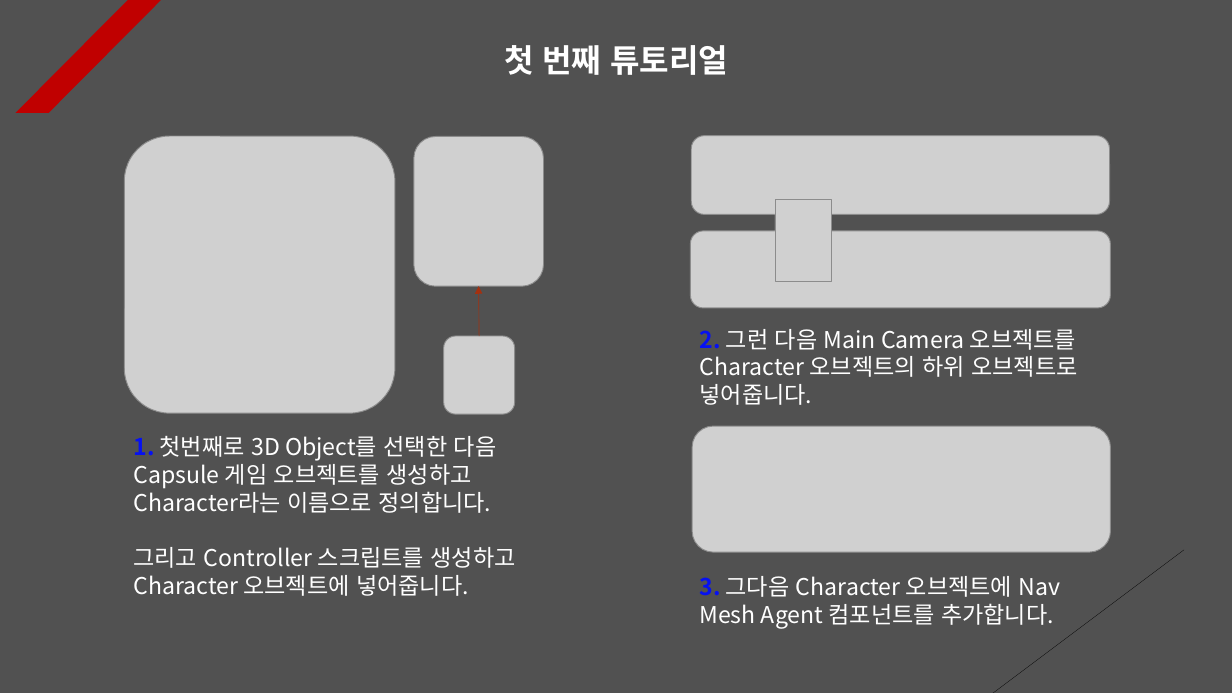
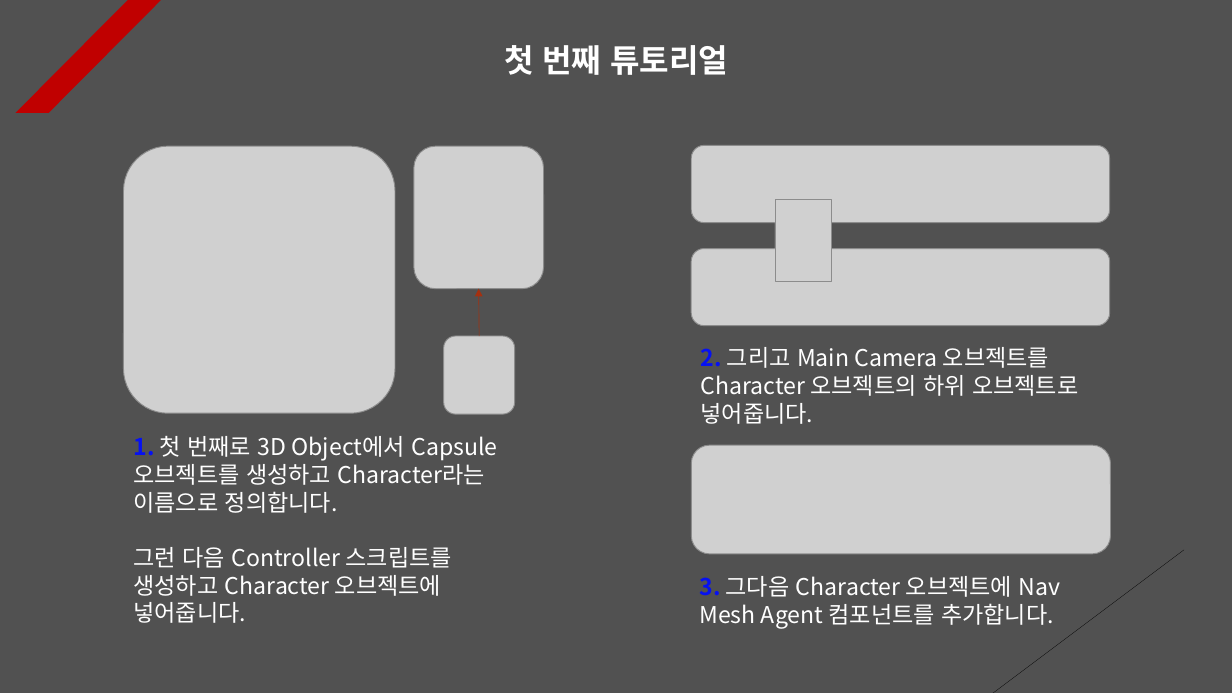
Before and after one commit to Unity2033/3D-UnityEngine, a slide deck: slide 1 of Assets/Class/NavMesh Agent/PPT Data/NavMesh Agent Example.pptx. Drawn at 1232x693 pixels with LibreOffice and Linux fonts; fonts in the diff are those of the drawing; grey boxes stand for pictures. Boxes give left, top, right and bottom in pixels: in the first picture for what was removed or moved away, otherwise in the second. Text is boxed around its words. In the diff, an @@ line names an element or a change of style, - is before the commit and + after.

```diff
--- a/Assets/Class/NavMesh Agent/PPT Data/NavMesh Agent Example.pptx
+++ b/Assets/Class/NavMesh Agent/PPT Data/NavMesh Agent Example.pptx
@@ picture: place and size @@
-picture at [125, 136, 396, 413]
+picture at [124, 146, 396, 413]
@@ picture: place and size @@
-picture at [414, 137, 543, 287]
+picture at [414, 146, 543, 288]
@@ picture: place and size @@
-picture at [691, 136, 1110, 214]
+picture at [691, 145, 1110, 223]
@@ picture: place and size @@
-picture at [690, 231, 1111, 308]
+picture at [691, 249, 1110, 325]
@@ text at [701, 347, 1078, 424]: text changed @@
-2. 그런 다음 Main Camera 오브젝트를 Character 오브젝트의 하위 오브젝트로 넣어줍니다.
+2. 그리고 Main Camera 오브젝트를 Character 오브젝트의 하위 오브젝트로 넣어줍니다.
@@ text at [133, 436, 497, 623]: text changed @@
-1. 첫번째로 3D Object를 선택한 다음 Capsule 게임 오브젝트를 생성하고 Character라는 이름으로 정의합니다.
-그리고 Controller 스크립트를 생성하고 Character 오브젝트에 넣어줍니다.
+1. 첫 번째로 3D Object에서 Capsule 오브젝트를 생성하고 Character라는 이름으로 정의합니다.
+그런 다음 Controller 스크립트를 생성하고 Character 오브젝트에 넣어줍니다.
@@ picture: place and size @@
-picture at [692, 426, 1111, 552]
+picture at [691, 445, 1111, 555]
```
Also in this commit, not shown: 8 other slides changed, 22 other files.
